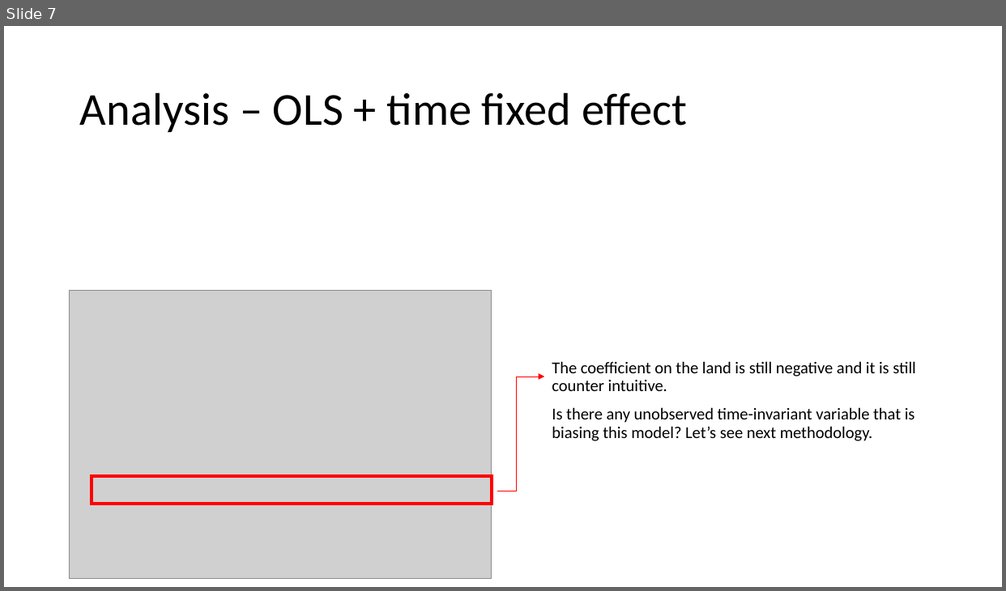
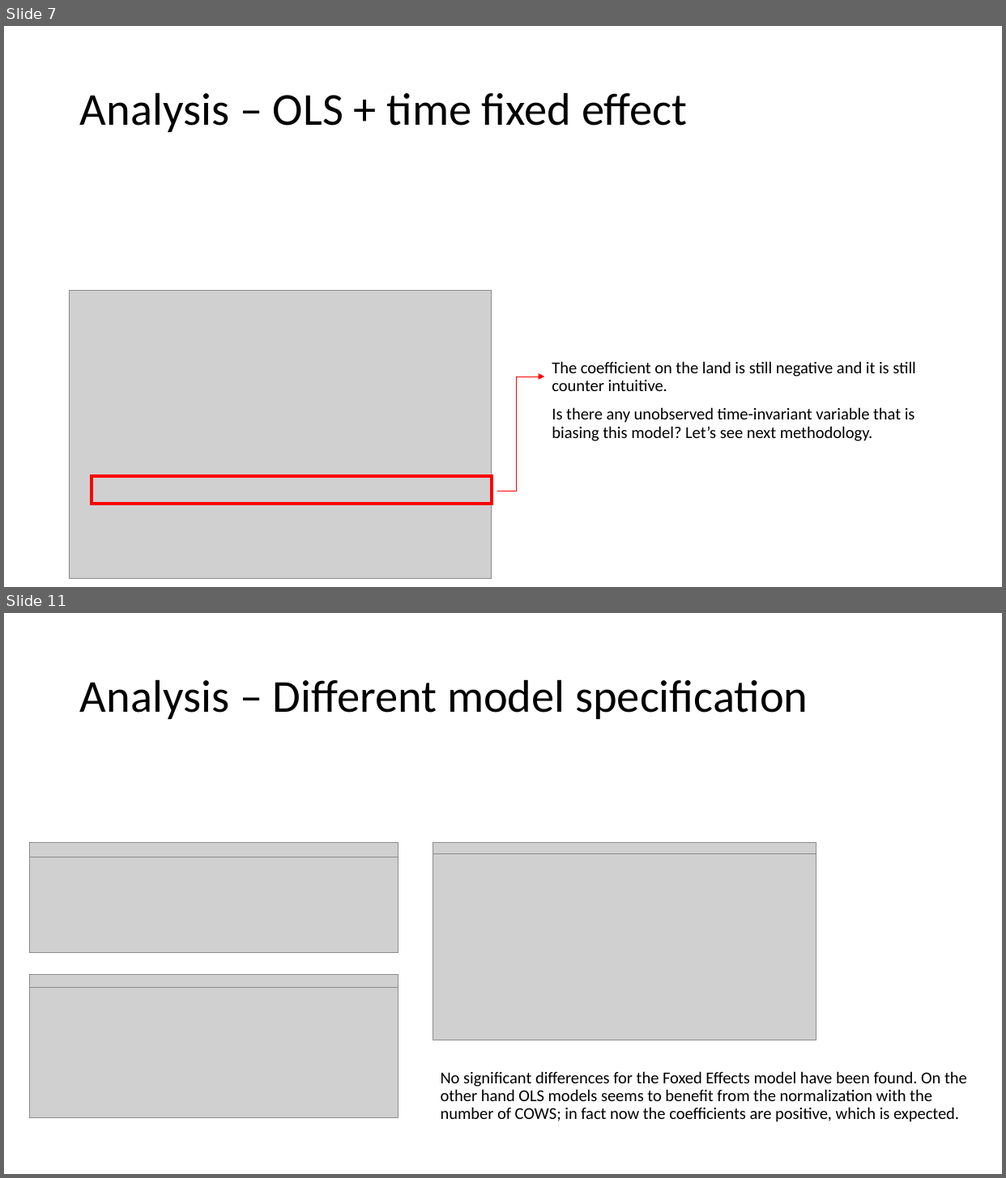
Before and after one commit to peppusnight/policy_evaluation, a slide deck: 20211001_policy.pptx. Shown one above the other, each under a label of ours: slide 7 before the commit, slides 7 and 11 after it; the slides between them are not shown. The pictures are 1006x591 and 1006x1178 pixels, drawn with LibreOffice and Linux fonts; fonts in the diff are those of the drawing; grey boxes stand for pictures. Boxes give left, top, right and bottom in pixels: in the first picture for what was removed or moved away, otherwise in the second. Text is boxed around its words. In the diff, an @@ line names an element or a change of style, - is before the commit and + after.

```diff
--- a/20211001_policy.pptx
+++ b/20211001_policy.pptx
@@ slide 11 added at (4, 613, 1002, 1174), background #FFFFFF @@
@@ title added at (80, 679, 808, 719), 44 pt, text #000000 @@
+Analysis – Different model specification
@@ picture added at (29, 842, 398, 865) @@
@@ picture added at (433, 854, 816, 1040) @@
@@ picture added at (433, 842, 816, 854) @@
@@ picture added at (29, 858, 398, 953) @@
@@ picture added at (29, 974, 398, 988) @@
@@ picture added at (29, 988, 398, 1118) @@
@@ text added at (441, 1071, 967, 1122), 16 pt, text #000000 @@
+No significant differences for the Foxed Effects model have been found. On the other hand OLS models seems to benefit from the normalization with the number of COWS; in fact now the coefficients are positive, which is expected.
```
Also in this commit, not shown: 5 slides changed, 1 other slide added, 1 other file.
